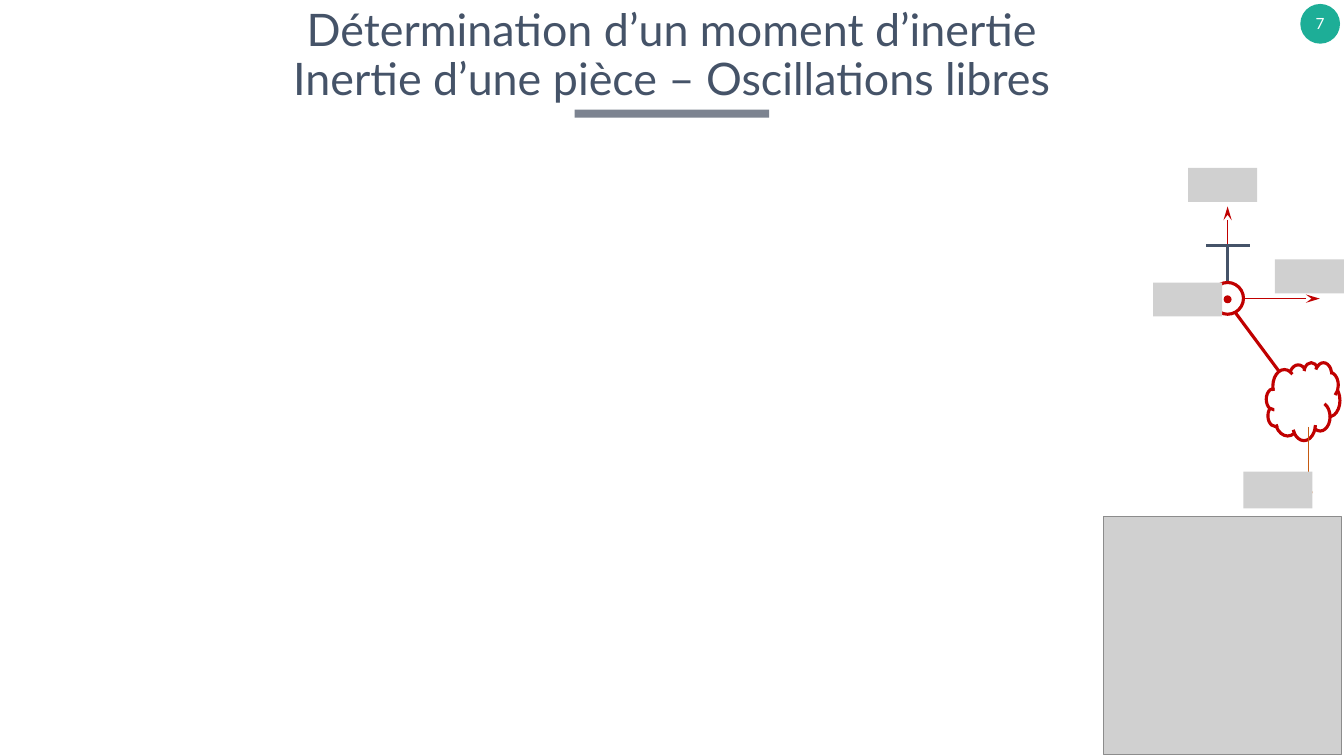
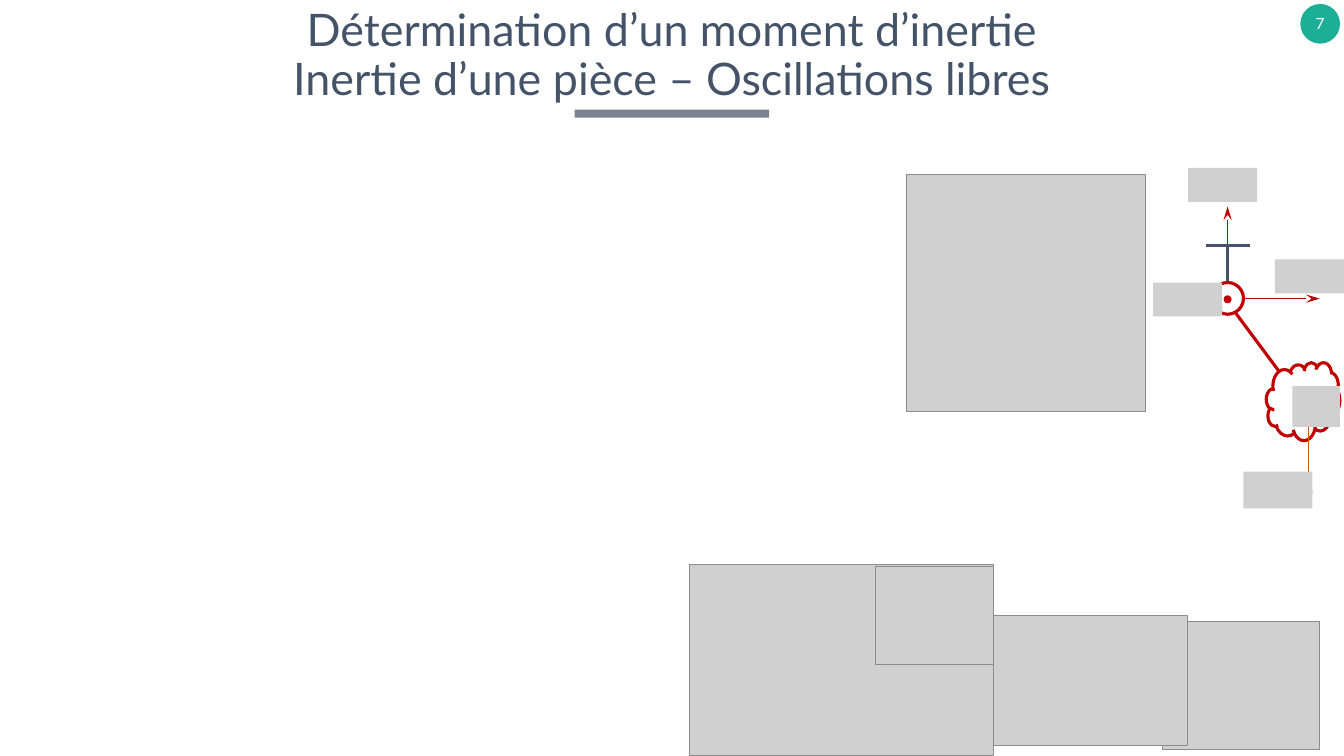
Before and after one commit to xpessoles/TP_Concours, a slide deck: slide 7 of B_Fiches_Protocoles/ProtocolesExpérimentaux.pptx. Drawn at 1344x756 pixels with LibreOffice and Linux fonts; fonts in the diff are those of the drawing; grey boxes stand for pictures; background and template pictures are left out. Boxes give left, top, right and bottom in pixels: in the first picture for what was removed or moved away, otherwise in the second. Text is boxed around its words. In the diff, an @@ line names an element or a change of style, - is before the commit and + after.

```diff
--- a/B_Fiches_Protocoles/ProtocolesExpérimentaux.pptx
+++ b/B_Fiches_Protocoles/ProtocolesExpérimentaux.pptx
@@ picture: place and size @@
-picture at [1104, 517, 1342, 755]
+picture at [907, 174, 1145, 412]
@@ picture added at [1293, 386, 1340, 426] @@
@@ picture added at [690, 565, 993, 756] @@
@@ picture added at [875, 567, 994, 664] @@
@@ picture added at [993, 616, 1187, 746] @@
@@ picture added at [1163, 621, 1320, 749] @@
```
